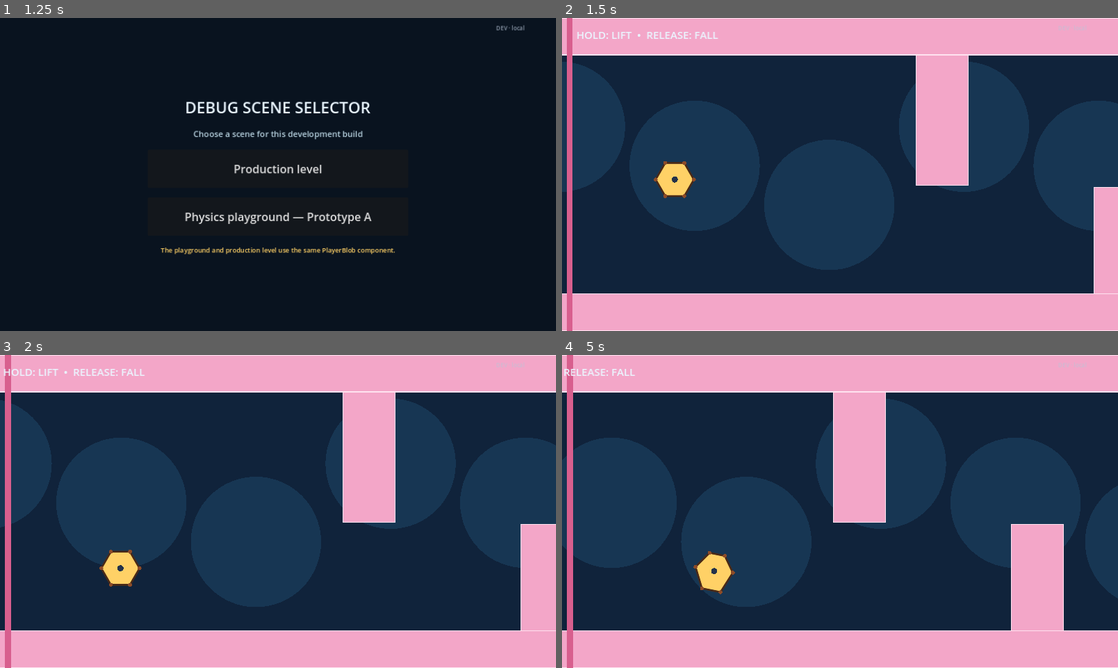
Above: before the commit, frames 1-4 (two rows, left to right).
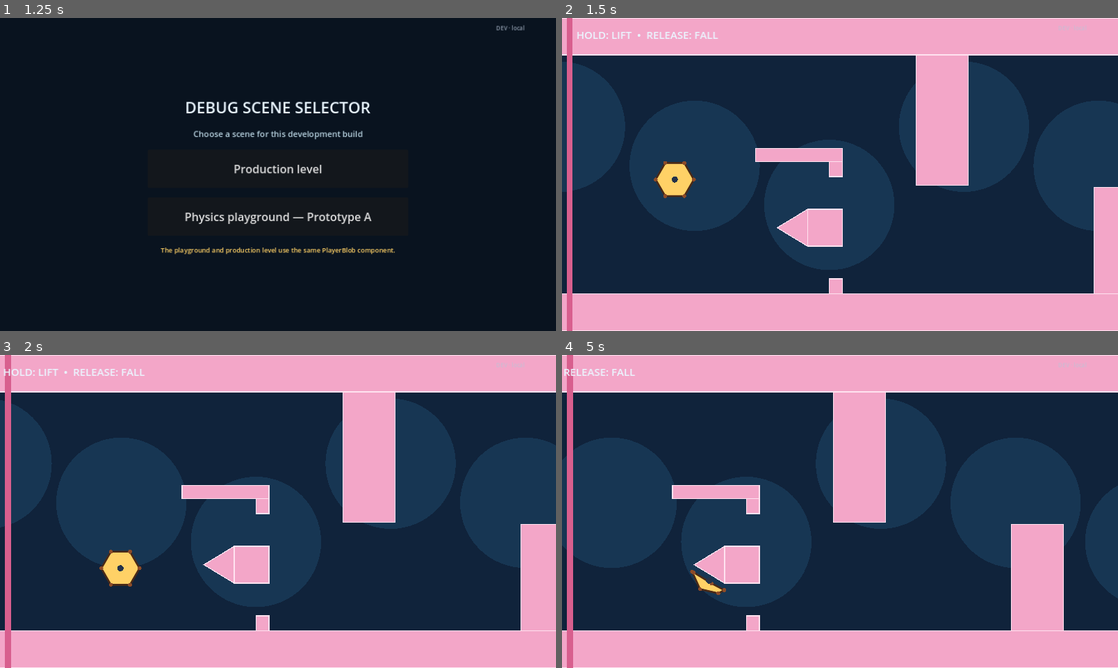
Above: after the commit, the same moments.

Repository: ted7007/test-ai-game
Game: Godot game, scene res://debug_launcher.tscn
Same seed, same stepped clock (60 frames per second), same inputs: the game is played once before the commit and once after it.
Inputs (mouse positions are in pixels of both pictures, inside the frame that each line leads up to):
- Up to frame 1 (1.25 s): click "DEV · local" at 0.5 s
- Up to frame 2 (1.5 s): click "Production level" at 1.25 s
- Up to frame 3 (2 s): no input
- Up to frame 4 (5 s): click "DEV · local" at 2 s; click "DEV · local" at 2.75 s; click "DEV · local" at 3.5 s; tap Enter at 4.25 s; move the mouse to (962, 495) at 4.27 s; hold Space (fly) from 4.28 s (still down); click (962, 495) at 4.42 s

Frame 1 is identical in both runs. In frame 2, 2.1% of the frame differs, in the area x 34-51%, y 41-88%; in frame 3, 2.1%; in frame 4, 2.3%, in the area x 19-36%, y 41-88%.
Error in both runs: Invalid assignment of property or key 'max_length' with value of type 'float' on a base object of type 'DampedSpringJoint2D'. (res://player/player_blob.gd:204)

Commit message:
Add optional split route

Diff:
--- a/main.gd
+++ b/main.gd
@@ -196,6 +196,17 @@
 func _build_level() -> void:
 	_add_rect("Ceiling", Rect2(0, 0, WORLD_WIDTH, CEILING_HEIGHT), Color("f3a6c8"))
 	_add_rect("Floor", Rect2(0, FLOOR_Y, WORLD_WIDTH, 85), Color("f3a6c8"))
+	# Optional early Split route. The upper half stays open, while the lower
+	# route ends in two gaps that only the smaller children can pass.
+	_add_rect("SplitRouteRoof", Rect2(450, 300, 200, 30), Color("f3a6c8"))
+	_add_polygon("SplitRoutePoint", PackedVector2Array([
+		Vector2(500, 482.5),
+		Vector2(570, 440),
+		Vector2(570, 525),
+	]), Color("f3a6c8"))
+	_add_rect("SplitRouteSeparator", Rect2(570, 440, 80, 85), Color("f3a6c8"))
+	_add_rect("SplitRouteGateTop", Rect2(620, 330, 30, 35), Color("f3a6c8"))
+	_add_rect("SplitRouteGateBottom", Rect2(620, 600, 30, 35), Color("f3a6c8"))
 	_add_rect("Obstacle1", Rect2(820, 85, 120, 300), Color("f3a6c8"))
 	_add_rect("Obstacle2", Rect2(1230, 390, 120, 245), Color("f3a6c8"))
 	_add_rect("Obstacle3", Rect2(1640, 85, 120, 330), Color("f3a6c8"))
@@ -216,6 +227,17 @@
 	body.add_child(collision)
 	add_child(body)
 	_terrain_guides.append(PackedVector2Array([rect.position, Vector2(rect.end.x, rect.position.y), rect.end, Vector2(rect.position.x, rect.end.y)]))
+	_terrain_colors.append(color)
+
+func _add_polygon(body_name: String, points: PackedVector2Array, color: Color) -> void:
+	var body := StaticBody2D.new()
+	body.name = body_name
+	body.collision_layer = 1
+	var collision := CollisionPolygon2D.new()
+	collision.polygon = points
+	body.add_child(collision)
+	add_child(body)
+	_terrain_guides.append(points)
 	_terrain_colors.append(color)
 
 func _build_ui() -> void:
Not shown, changed: GAME.md
